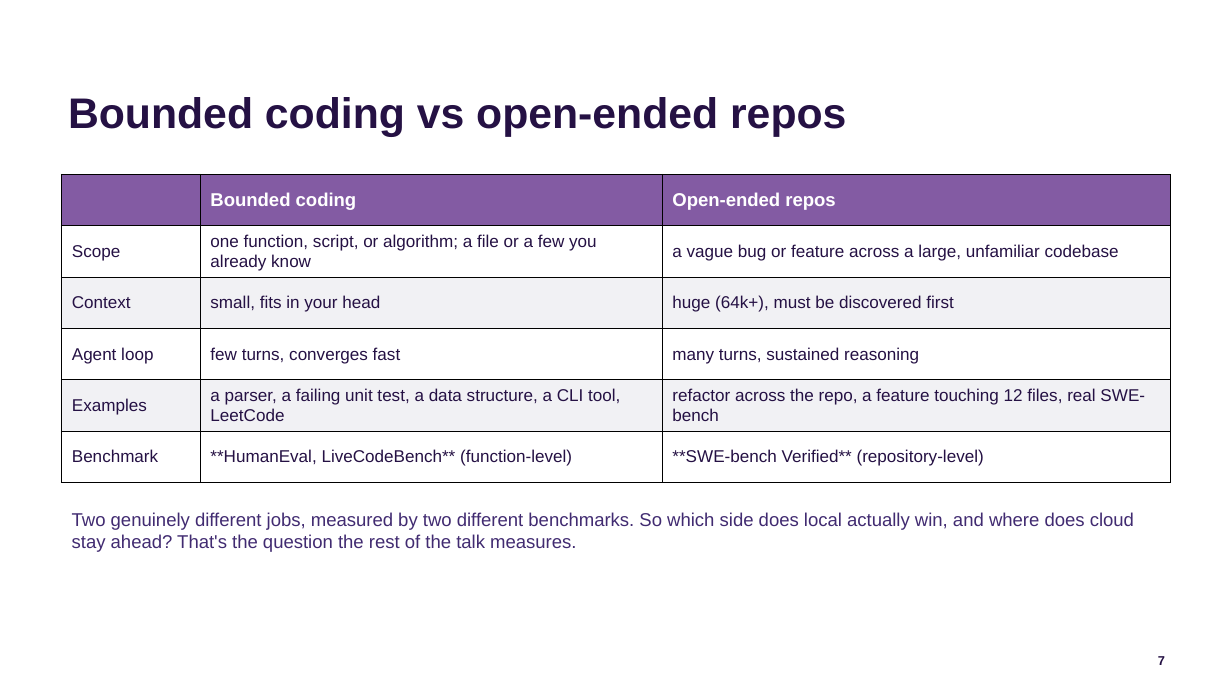
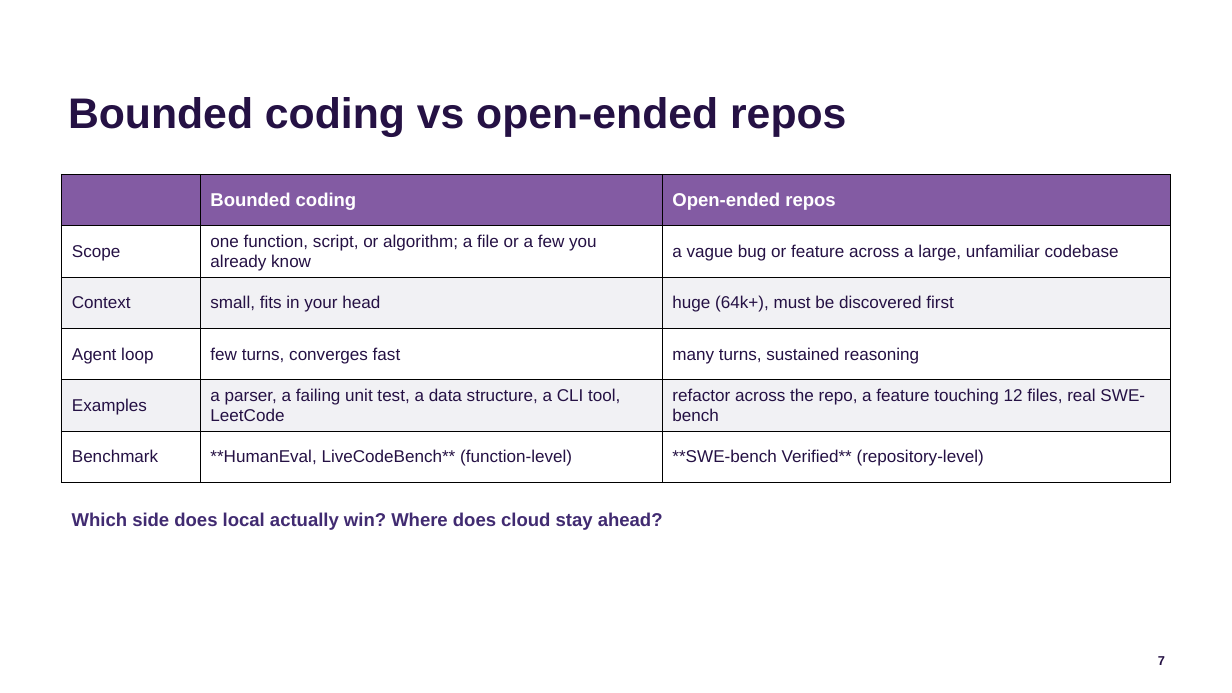
Before and after one commit to jconnolly/local-llm-pi5, a slide deck: slide 7 of local-llm-datasociety.pptx. Drawn at 1232x693 pixels with LibreOffice and Linux fonts; fonts in the diff are those of the drawing; background and template pictures are left out. Boxes give left, top, right and bottom in pixels: in the first picture for what was removed or moved away, otherwise in the second. Text is boxed around its words. In the diff, an @@ line names an element or a change of style, - is before the commit and + after.

```diff
--- a/local-llm-datasociety.pptx
+++ b/local-llm-datasociety.pptx
@@ text at bbox=[72, 512, 663, 530]: text changed; bold on @@
-Two genuinely different jobs, measured by two different benchmarks. So which side does local actually win, and where does cloud stay ahead? That's the question the rest of the talk measures.
+Which side does local actually win? Where does cloud stay ahead?
```
Also in this commit, not shown: 3 other files.
